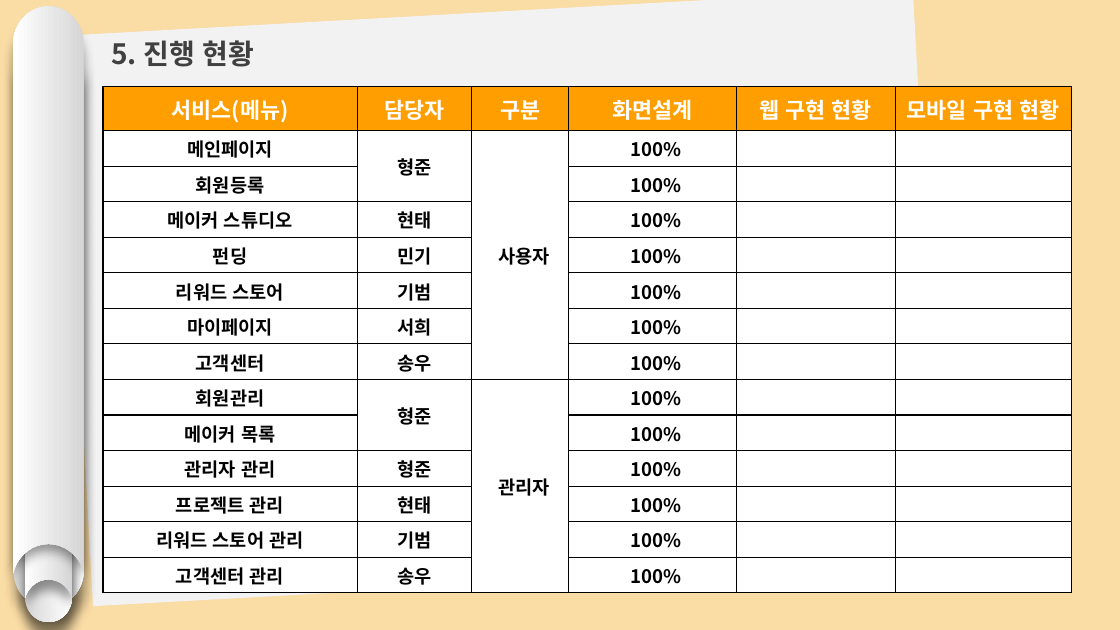
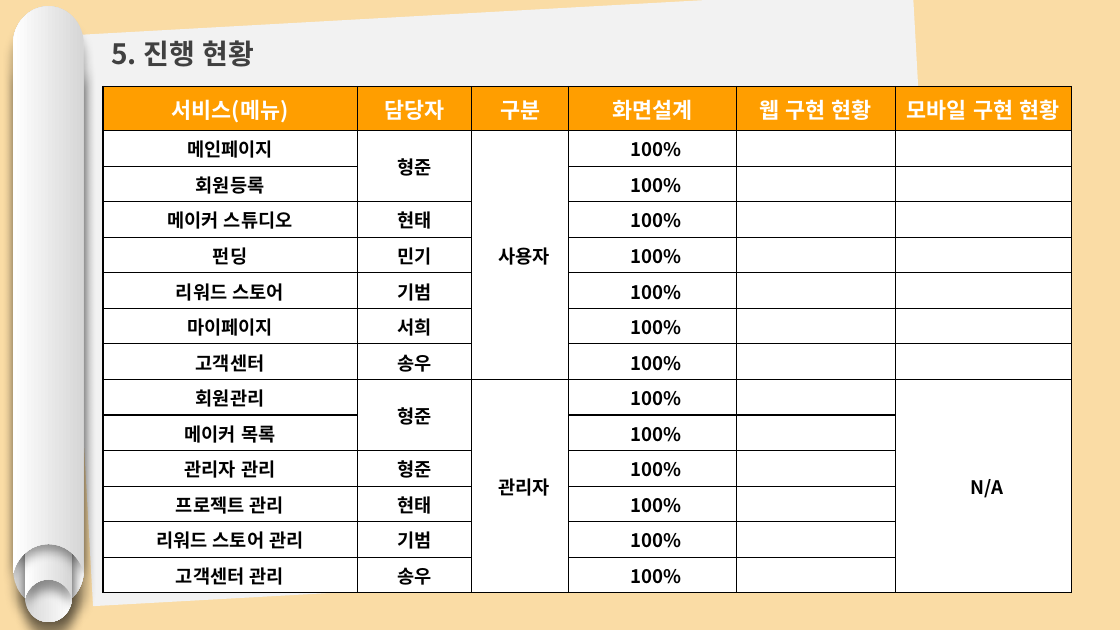
Before and after one commit to hhsw07/ezen-academy-projects, a slide deck: slide 22 of 0 발표용 파워포인트/0515 2차발표/0515 project06 - 파워포인트 종합.pptx (slide 21 before the commit). Drawn at 1120x630 pixels with LibreOffice and Linux fonts; fonts in the diff are those of the drawing. Boxes give left, top, right and bottom in pixels: in the first picture for what was removed or moved away, otherwise in the second. Text is boxed around its words. In the diff, an @@ line names an element or a change of style, - is before the commit and + after.

```diff
--- a/0 발표용 파워포인트/0515 2차발표/0515 project06 - 파워포인트 종합.pptx
+++ b/0 발표용 파워포인트/0515 2차발표/0515 project06 - 파워포인트 종합.pptx
@@ table at bbox=[103, 86, 1072, 594] @@
-row 9, column 6: 
+row 9, column 6: N/A
```
Also in this commit, not shown: 2 other slides changed, 1 slide added, 1 other file.
